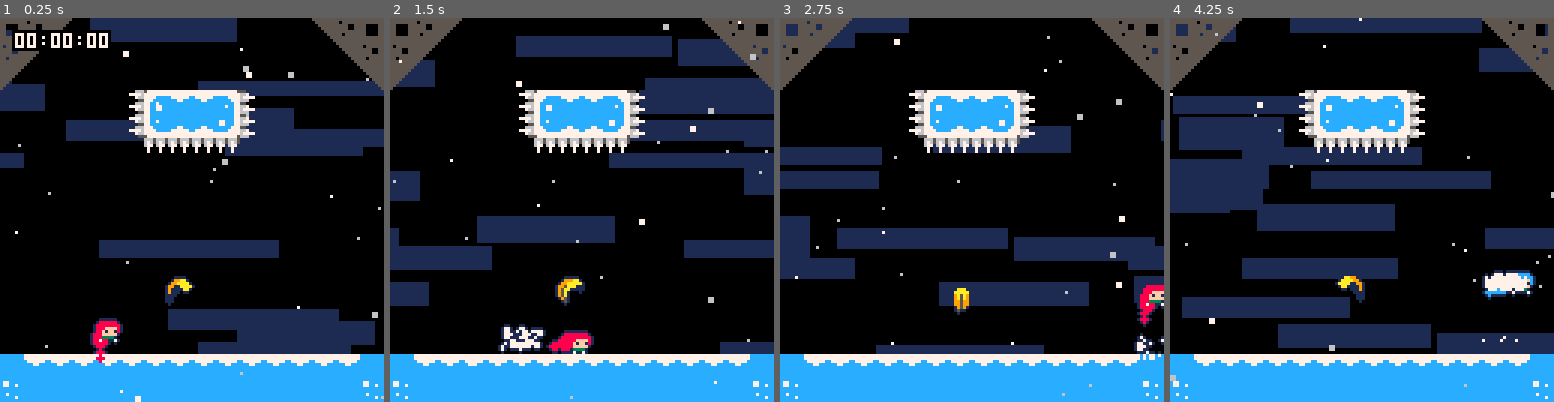
Above: before the commit, frames 1-4 (left to right).
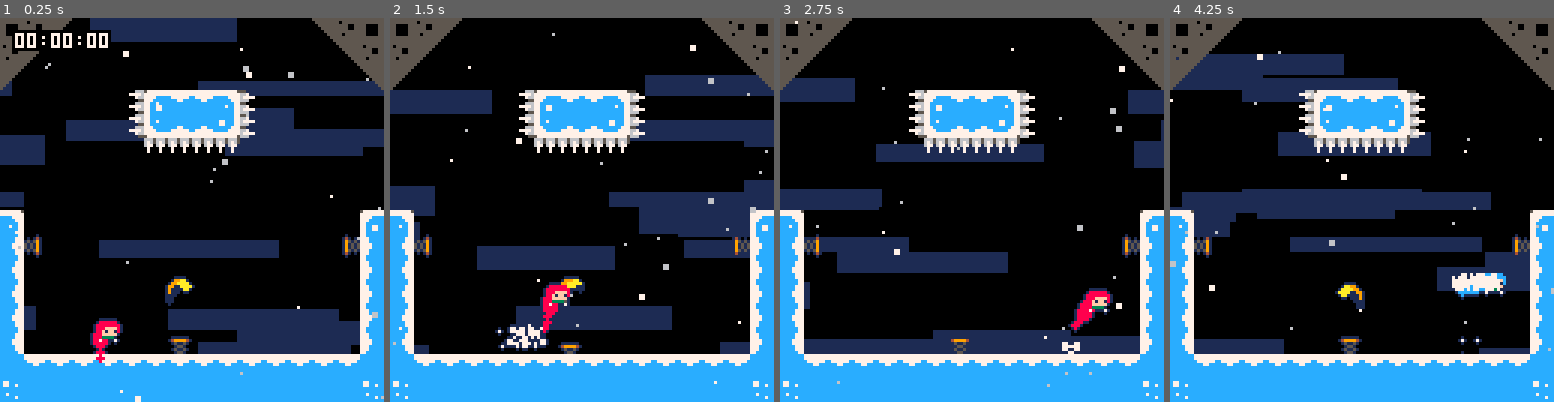
Above: after the commit, the same moments.

Repository: CelesteClassic/newleste.p8
Game: PICO-8 cartridge reflection.p8
Same seed, same stepped clock (60 frames per second), same inputs: the game is played once before the commit and once after it.
Inputs:
- Up to frame 1 (0.25 s): no input
- Up to frame 2 (1.5 s): tap X (X key) at 0.33, 1.07 s; tap O (Z key) at 0.7 s
- Up to frame 3 (2.75 s): hold Right 1.6-2.1 s; tap O (Z key) at 1.7, 2.1, 2.5 s; tap X (X key) at 1.85 s; hold Up 2.15-2.42 s; hold Right from 2.47 s (still down)
- Up to frame 4 (4.25 s): tap O (Z key) every 0.4 s from 2.9 to 4.1 s; tap X (X key) at 2.97, 4.08 s; release Right at 3.03 s; hold Left 3.08-3.58 s; hold Down 3.63-3.97 s; hold Right from 4.02 s (still down)

The runs differ from the first frame. In frame 1, 7.3% of the frame differs, in the area x 0-100%, y 3-88%; in frame 2, 29%; in frame 3, 28%; in frame 4, 40%, in the area x 0-100%, y 0-97%.

Commit message:
Fixed spring bounces in a feather
You now bounce away from the spring (previously your moving direction wasn't changed so you just hit the spring weirdly forever). Works for all 3 spring directions; updated test room to show this

Diff:
--- a/reflection.p8
+++ b/reflection.p8
@@ -523,7 +523,7 @@
         hit.move(x+dir*4-hit.x,0,1)
         hit.spd=vector(dir*3,-1.5)
       end
-      hit.dash_time,hit.dash_effect_time,delta,hit.djump=0,0,4,max_djump
+      hit.dash_time,hit.dash_effect_time,delta,hit.djump,hit.movedir=0,0,4,max_djump,.25-.25*dir
     end
   end,
   draw=function(_ENV)
@@ -1707,12 +1707,12 @@
 0000000000001111111100000000000000000000000000000000000000000000000000000000000000000000000000000000000000000000000000000000000000000000000000000000000000000000000000000000000000000000000000000000000000000000000000000000000000000000000000000000000000000000
 0000000000000000000000000000000000000000000000000000000000000000000000000000000000000000000000000000000000000000000000000000000000000000000000000000000000000000000000000000000000000000000000000000000000000000000000000000000000000000000000000000000000000000
 0000000000000000000000000000000000000000000000000000000000000000000000000000000000000000000000000000000000000000000000000000000000000000000000000000000000000000000000000000000000000000000000000000000000000000000000000000000000000000000000000000000000000000
-0000000000000000000000000000000000000000000000000000000000000000000000000000000000000000000000000000000000000000000000000000000000000000000000000000000000000000000000000000000000000000000000000000000000000000000000000000000000000000000000000000000000000000
-0000000000000000000000000000000000000000000000000000000000000000000000000000000000000000000000000000000000000000000000000000000000000000000000000000000000000000000000000000000000000000000000000000000000000000000000000000000000000000000000000000000000000000
-00000000000000000000000000000000000000000a0000000000000000000000000000000000000000000000000000000000000000000000000000000000000000000000000000000000000000000000000000000000000000000000000000000000000000000000000000000000000000000000000000000000000000000000
-0000000000000046000000000000000000000000000000000000000000000000000000000000000000000000000000000000000000000000000000000000000000000000000000000000000000000000000000000000000000000000000000000000000000000000000000000000000000000000000000000000000000000000
-0000000000000000000000000000000000000000000000000000000000000000000000000000000000000000000000000000000000000000000000000000000000000000000000000000000000000000000000000000000000000000000000000000000000000000000000000000000000000000000000000000000000000000
-0000000001000000000000000000000001000000000000000000000000000000000000000000000000000000000000000000000000000000000000000000000000000000000000000000000000000000000000000000000000000000000000000000000000000000000000000000000000000000000000000000000000000000
+2300000000000000000000000000002100000000000000000000000000000000000000000000000000000000000000000000000000000000000000000000000000000000000000000000000000000000000000000000000000000000000000000000000000000000000000000000000000000000000000000000000000000000
+2608000000000000000000000000082400000000000000000000000000000000000000000000000000000000000000000000000000000000000000000000000000000000000000000000000000000000000000000000000000000000000000000000000000000000000000000000000000000000000000000000000000000000
+26000000000000000000000000000024000000000a0000000000000000000000000000000000000000000000000000000000000000000000000000000000000000000000000000000000000000000000000000000000000000000000000000000000000000000000000000000000000000000000000000000000000000000000
+2600000000000046000000000000002400000000000000000000000000000000000000000000000000000000000000000000000000000000000000000000000000000000000000000000000000000000000000000000000000000000000000000000000000000000000000000000000000000000000000000000000000000000
+2600000000000000000000000000002400000000000000000000000000000000000000000000000000000000000000000000000000000000000000000000000000000000000000000000000000000000000000000000000000000000000000000000000000000000000000000000000000000000000000000000000000000000
+2600000001000009000000000000002401000000000000000000000000000000000000000000000000000000000000000000000000000000000000000000000000000000000000000000000000000000000000000000000000000000000000000000000000000000000000000000000000000000000000000000000000000000
 2522222222222222222222222222222523000000000000000000000000000000000000000000000000000000000000000000000000000000000000000000000000000000000000000000000000000000000000000000000000000000000000000000000000000000000000000000000000000000000000000000000000000000
 3825252525252525252525252525253826000000000000000000000000000000000000000000000000000000000000000000000000000000000000000000000000000000000000000000000000000000000000000000000000000000000000000000000000000000000000000000000000000000000000000000000000000000
 
